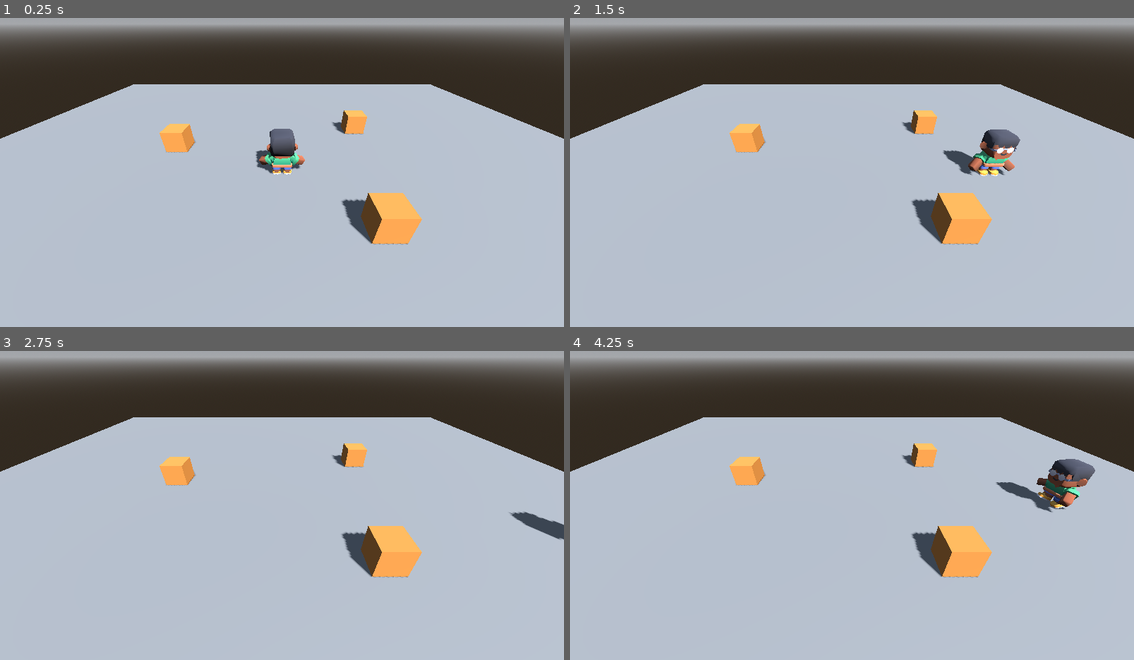
Above: before the commit, frames 1-4 (two rows, left to right).
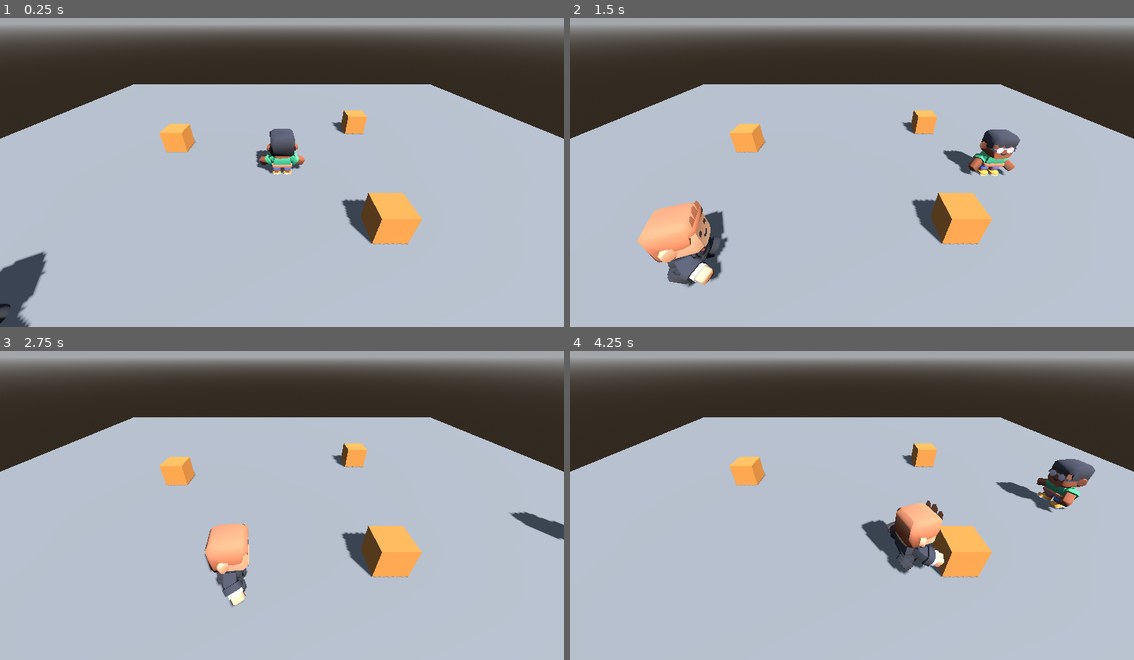
Above: after the commit, the same moments.

Repository: JuanfeR4m/InThePolice
Game: Godot game, scene res://main.tscn
The game is run twice, just before and just after one commit, with the same random seed, the same clock (stepped at 60 frames per second) and the same inputs.
Inputs:
- Up to frame 1 (0.25 s): no input
- Up to frame 2 (1.5 s): hold D (move_right) 0.53-1.28 s; hold Shift (correr) 0.53-1.28 s; hold S (move_down) from 1.28 s (still down); tap E (resolver) at 1.35 s
- Up to frame 3 (2.75 s): release S (move_down) at 2.03 s; hold D (move_right) from 2.03 s (still down); hold Shift (correr) from 2.03 s (still down)
- Up to frame 4 (4.25 s): release D (move_right) at 2.78 s; release Shift (correr) at 2.78 s; hold W (move_up) 2.78-3.53 s; tap E (resolver) at 2.85 s; hold A (move_left) from 3.53 s (still down); hold Shift (correr) from 3.53 s (still down)

The runs differ from the first frame. In frame 1, 1.3% of the frame differs, in the area x 0-9%, y 75-100%; in frame 2, 3.0%, in the area x 11-29%, y 59-88%; in frame 3, 1.5%; in frame 4, 2.1%.

Commit message:
T7 N2 - Tarea C - sigue al jugador

Diff:
--- a/cuidadano.gd
+++ b/cuidadano.gd
@@ -1,13 +1,24 @@
 extends CharacterBody3D
 
 @export var objetivo: Node3D
+@export var rapidez = 2.0
 @onready var anim = $Modelo/AnimationPlayer
 
 func _physics_process(delta):
 	velocity += get_gravity() * delta
-	anim.play("idle")
-	move_and_slide()
 	var hacia = objetivo.global_position - global_position
 	hacia.y = 0.0
+	var distancia = hacia.length()
+	if distancia > 1.0:
+		var dir = hacia.normalized()
+		velocity.x = dir.x * rapidez
+		velocity.z = dir.z * rapidez
+		basis = Basis.looking_at(dir)
+		anim.play("walk")
+	else:
+		velocity.x = 0.0
+		velocity.z = 0.0
+		anim.play("idle")
+	move_and_slide()
 	if Engine.get_physics_frames() % 30 == 0:
-		print("distancia ", snappedf(hacia.length(), 0.01))
+		print("distancia ", snappedf(distancia, 0.01))
--- /dev/null
+++ b/cuidadano.tscn
@@ -0,0 +1,18 @@
+[gd_scene format=3 uid="uid://bjekt0e1nvewt"]
+
+[ext_resource type="Script" uid="uid://cva187g5esrt6" path="res://cuidadano.gd" id="1_5hl1a"]
+[ext_resource type="PackedScene" uid="uid://btbidf61ylt57" path="res://personaje/character-male-d.glb" id="2_k0uig"]
+
+[sub_resource type="CapsuleShape3D" id="CapsuleShape3D_8w0r3"]
+radius = 0.35
+height = 1.75
+
+[node name="cuidadano" type="CharacterBody3D" unique_id=1585811737]
+script = ExtResource("1_5hl1a")
+
+[node name="CollisionShape3D" type="CollisionShape3D" parent="." unique_id=1937436006]
+transform = Transform3D(1, 0, 0, 0, 1, 0, 0, 0, 1, 0, 0.875, 0)
+shape = SubResource("CapsuleShape3D_8w0r3")
+
+[node name="Modelo" parent="." unique_id=1377797130 instance=ExtResource("2_k0uig")]
+transform = Transform3D(-2.6, 0, -2.2729921e-07, 0, 2.6, 0, 2.2729921e-07, 0, -2.6, 0, 0, 0)
--- a/main.tscn
+++ b/main.tscn
@@ -2,7 +2,7 @@
 
 [ext_resource type="Script" uid="uid://cchv43eug6720" path="res://personaje.gd" id="1_pj"]
 [ext_resource type="PackedScene" uid="uid://bkmexfnojlmxi" path="res://personaje/character-male-a.glb" id="2_modelo"]
-[ext_resource type="PackedScene" uid="uid://b401gky4h00ip" path="res://Cuidadano.tscn" id="3_h2yge"]
+[ext_resource type="PackedScene" uid="uid://bjekt0e1nvewt" path="res://cuidadano.tscn" id="3_h2yge"]
 
 [sub_resource type="ProceduralSkyMaterial" id="CieloMat"]
 
@@ -94,6 +94,6 @@
 [node name="Modelo" parent="Personaje" unique_id=1353549465 instance=ExtResource("2_modelo")]
 transform = Transform3D(-2.6, 0, 0, 0, 2.6, 0, 0, 0, -2.6, 0, 0, 0)
 
-[node name="Cuidadano" parent="." unique_id=1585811737 node_paths=PackedStringArray("objetivo") instance=ExtResource("3_h2yge")]
+[node name="cuidadano" parent="." unique_id=1585811737 node_paths=PackedStringArray("objetivo") instance=ExtResource("3_h2yge")]
 transform = Transform3D(1, 0, 0, 0, 1, 0, 0, 0, 1, -6, 0, 6)
 objetivo = NodePath("../Personaje")
Not shown, removed: cuidadano.gd.uid
